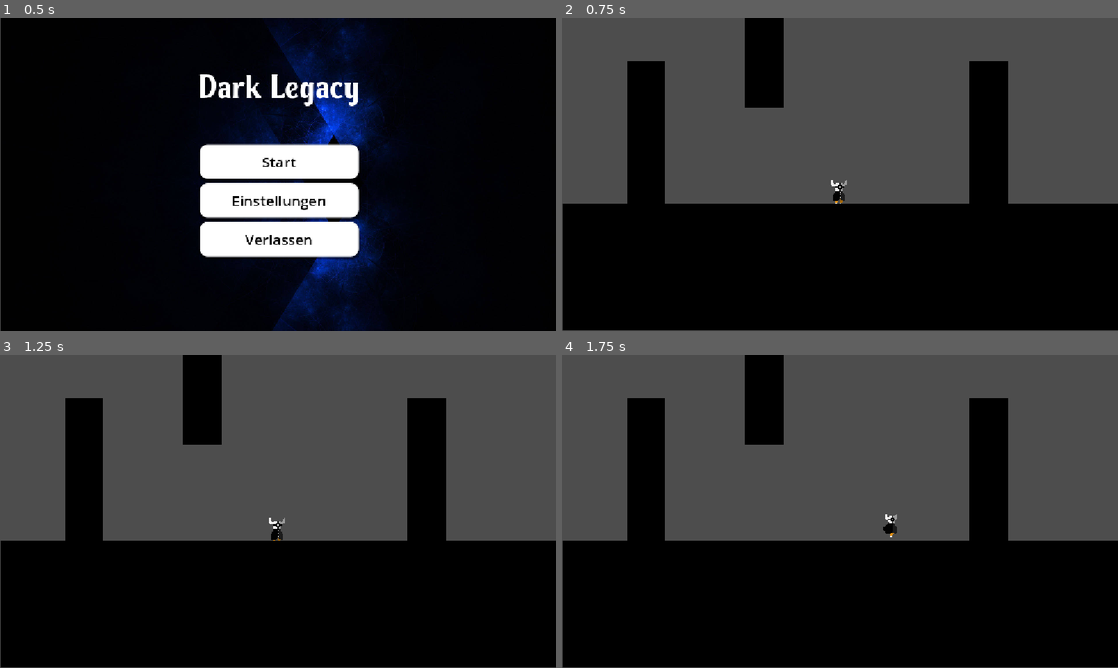
Above: before the commit, frames 1-4 (two rows, left to right).
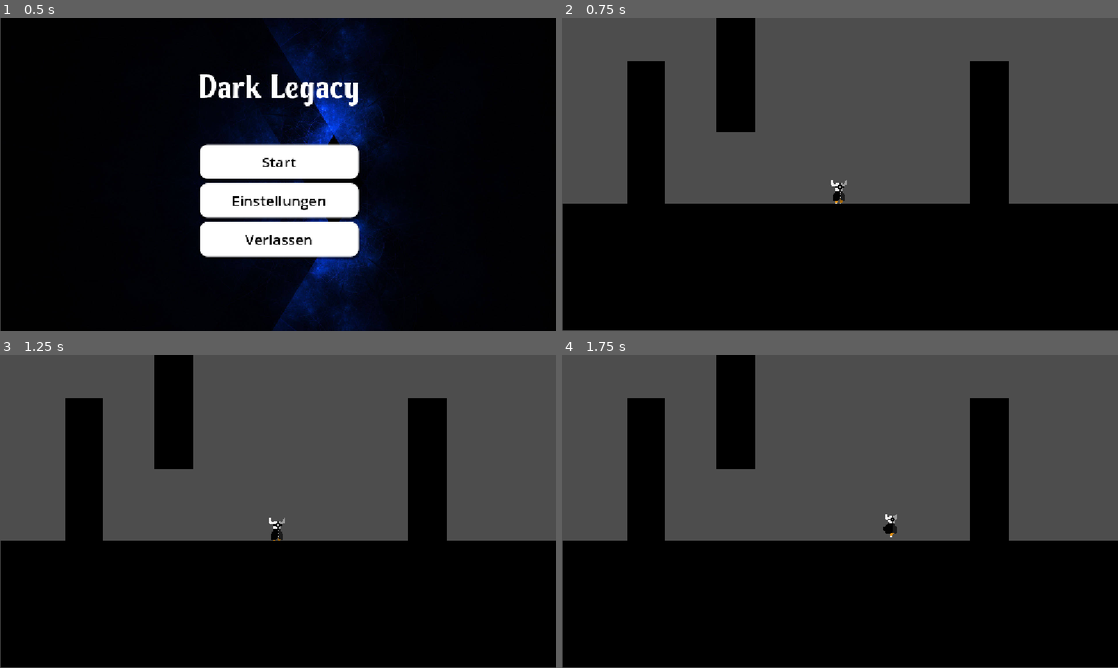
Above: after the commit, the same moments.

Repository: olinski155/ProPr-Pr-
Game: Godot game, scene res://main_menu.tscn
Same seed, same stepped clock (60 frames per second), same inputs: the game is played once before the commit and once after it.
Inputs:
- Up to frame 1 (0.5 s): no input
- Up to frame 2 (0.75 s): click "Start" at 0.5 s
- Up to frame 3 (1.25 s): no input
- Up to frame 4 (1.75 s): tap Enter (ui_accept) at 1.25 s; hold D (ui_right) from 1.28 s (still down); hold Enter (ui_accept) from 1.28 s (still down)

Frame 1 is identical in both runs. In frame 2, 3.6% of the frame differs, in the area x 27-81%, y 0-60%; in frame 3, 3.6%; in frame 4, 3.6%.

Commit message:
3. video wall climb slide muss noch  gefixst werden

Diff:
--- a/Player/scenes/player.tscn
+++ b/Player/scenes/player.tscn
@@ -125,5 +125,5 @@
 [node name="left_ray" type="RayCast2D" parent="raycast"]
 target_position = Vector2(-14, 0)
 
-[node name="left_ray2" type="RayCast2D" parent="raycast"]
+[node name="right_ray" type="RayCast2D" parent="raycast"]
 target_position = Vector2(14, 0)
--- a/Player/script/player.gd
+++ b/Player/script/player.gd
@@ -25,19 +25,21 @@
 
 	horizontal_movement()
 	jump_logic()
-	wall_logic()
 	set_animation()
 	flip()
+	wall_logic()
 
 	move_and_slide()
 
 func horizontal_movement():
-	movement = Input.get_axis("ui_left", "ui_right")
+	if is_wall_jumping == false:
+		movement = Input.get_axis("ui_left", "ui_right")
 
 	if movement:
 		velocity.x = movement * move_speed
 	else:
 			velocity.x = move_toward(velocity.x, 0, move_speed * deceleration)
+
 func set_animation():
 	if velocity.x != 0:
 		$anim.play("move")
@@ -46,6 +48,8 @@
 	if velocity.y < 0:
 		$anim.play("Jump")
 	if velocity.y > 10:
+		$anim.play("Fall")
+	if is_on_wall_only():
 		$anim.play("Fall")
 
 func flip():
@@ -70,11 +74,22 @@
 
 func wall_logic():
 	if is_on_wall_only():
-		velocity.y = 10
-		if Input.is_action_pressed("ui_accept"):
+		var _wall_slide_speed = 60.0
+		if velocity.y >  _wall_slide_speed:
+			velocity.y = _wall_slide_speed
+
+
+
+		if Input.is_action_just_pressed("ui_accept"):
 			if left_ray.is_colliding():
-				print("left velocity is",velocity)
 				velocity = Vector2(wall_x_force, wall_y_force)
+				wall_jumping()
 			if right_ray.is_colliding():
+				jump_amount = 2
 				velocity = Vector2(-wall_x_force, wall_y_force)
-				print("right velocity is",velocity)
+				wall_jumping()
+
+func wall_jumping():
+	is_wall_jumping = true
+	await get_tree().create_timer(0.12).timeout
+	is_wall_jumping = false
--- a/levels/level_1.tscn
+++ b/levels/level_1.tscn
@@ -51,9 +51,9 @@
 position = Vector2(113, 20)
 
 [node name="ColorRect" type="ColorRect" parent="wall_2"]
-offset_left = 22.0
+offset_left = 23.0
 offset_top = -139.0
-offset_right = 62.0
+offset_right = 63.0
 offset_bottom = 10.0
 color = Color(0, 0, 0, 1)
 
@@ -62,7 +62,7 @@
 shape = SubResource("RectangleShape2D_jirdo")
 
 [node name="wall_3" type="StaticBody2D" parent="."]
-position = Vector2(-119, -80)
+position = Vector2(-149, -55)
 
 [node name="ColorRect" type="ColorRect" parent="wall_3"]
 offset_left = 22.0
